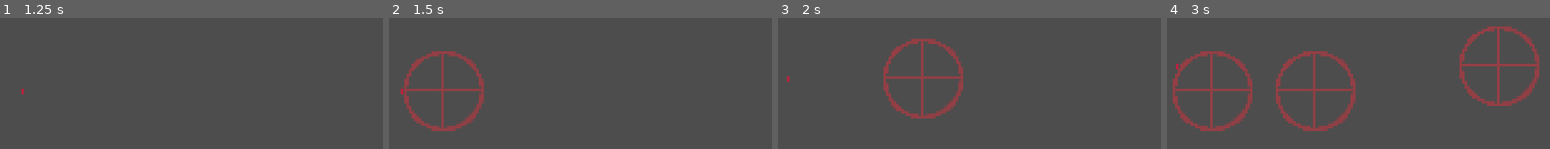
Above: before the commit, frames 1-4 (left to right).
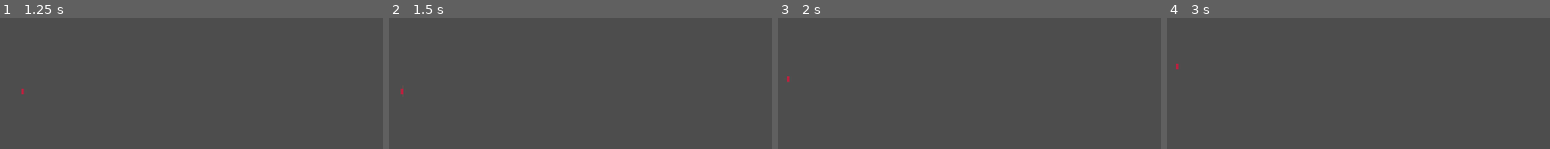
Above: after the commit, the same moments.

Repository: pgit19/MixJam
Game: Godot game, scene res://scenes/main.tscn
The game is run twice, just before and just after one commit, with the same random seed, the same clock (stepped at 60 frames per second) and the same inputs.
Inputs (mouse positions are in pixels of both pictures, inside the frame that each line leads up to):
- Up to frame 1 (1.25 s): tap Enter at 0.5 s; move the mouse to (180, 70) at 0.52 s; tap A (a) at 0.6 s; tap D (d) at 0.8 s
- Up to frame 2 (1.5 s): tap Space (space) at 1.25 s; move the mouse to (outside the picture) at 1.27 s; tap D (d) at 1.35 s
- Up to frame 3 (2 s): tap S (s) at 1.55 s
- Up to frame 4 (3 s): move the mouse to (outside the picture) at 2.02 s; tap S (s) at 2.1 s; tap Space (space) at 2.3, 2.85 s; move the mouse to (outside the picture) at 2.77 s

Frame 1 is identical in both runs. In frame 2, 2.9% of the frame differs, in the area x 3-25%, y 25-87%; in frame 3, 2.9%; in frame 4, 8.6%, in the area x 1-98%, y 6-87%.

Commit message:
improved shot, still WIP, added global Utils for utility functions

Diff:
--- /dev/null
+++ b/globals/utils.gd
@@ -0,0 +1,5 @@
+extends Node2D
+
+
+func get_mouse_direction_relative_to_position(p_position : Vector2) -> Vector2:
+	return (p_position - get_global_mouse_position()).normalized() * -1
--- a/project.godot
+++ b/project.godot
@@ -18,6 +18,7 @@
 
 PlayerStats="*res://globals/player_stats.gd"
 Preloads="*res://globals/preloads.gd"
+Utils="*res://globals/utils.gd"
 
 [input]
 
--- /dev/null
+++ b/scripts/character.gd
@@ -0,0 +1,3 @@
+class_name Character extends CharacterBody2D
+
+signal shot_released
--- a/scripts/player.gd
+++ b/scripts/player.gd
@@ -1,8 +1,11 @@
-extends CharacterBody2D
+extends Character
+
+enum State {MOVING, SHOOTING}
 
 @onready var game_instance = get_parent()
 
 var direction := Vector2.RIGHT
+var current_state := State.MOVING
 
 
 func _ready():
@@ -10,7 +13,8 @@
 
 
 func _physics_process(_delta):
-	handle_movement_input()
+	if current_state == State.MOVING:
+		handle_movement_input()
 	handle_shot_input()
 	move_and_slide()
 
@@ -23,11 +27,18 @@
 func handle_shot_input():
 	if Input.is_action_just_pressed("space"):
 		shoot()
+	elif Input.is_action_just_released("space"):
+		release_shot()
 
 
 func shoot():
+	current_state = State.SHOOTING
+	velocity = Vector2.ZERO
 	var shot_instance : Shot = Preloads.shot_scene.instantiate()
-	#TODO: Mouse Position
-	#shot_instance.set_up(position,)
-	shot_instance.set_up(position, Vector2.RIGHT)
+	shot_instance.set_up(position, Utils.get_mouse_direction_relative_to_position(position), self)
 	game_instance.add_child(shot_instance)
+
+
+func release_shot():
+	current_state = State.MOVING
+	shot_released.emit()
--- a/scripts/shot.gd
+++ b/scripts/shot.gd
@@ -7,9 +7,10 @@
 var crosshair_move_speed : float = 300
 
 
-func set_up(p_position : Vector2, p_direction : Vector2):
+func set_up(p_position : Vector2, p_direction : Vector2, p_signal_host : Character):
 	position = p_position
 	direction = p_direction
+	p_signal_host.shot_released.connect(_on_shot_released, 4)
 
 
 func _ready():
@@ -27,3 +28,8 @@
 
 func set_crosshair_sprite_to_target_position():
 	crosshair_sprite.set_position(current_target_position)
+
+
+func _on_shot_released():
+	print("Release")
+	queue_free()
